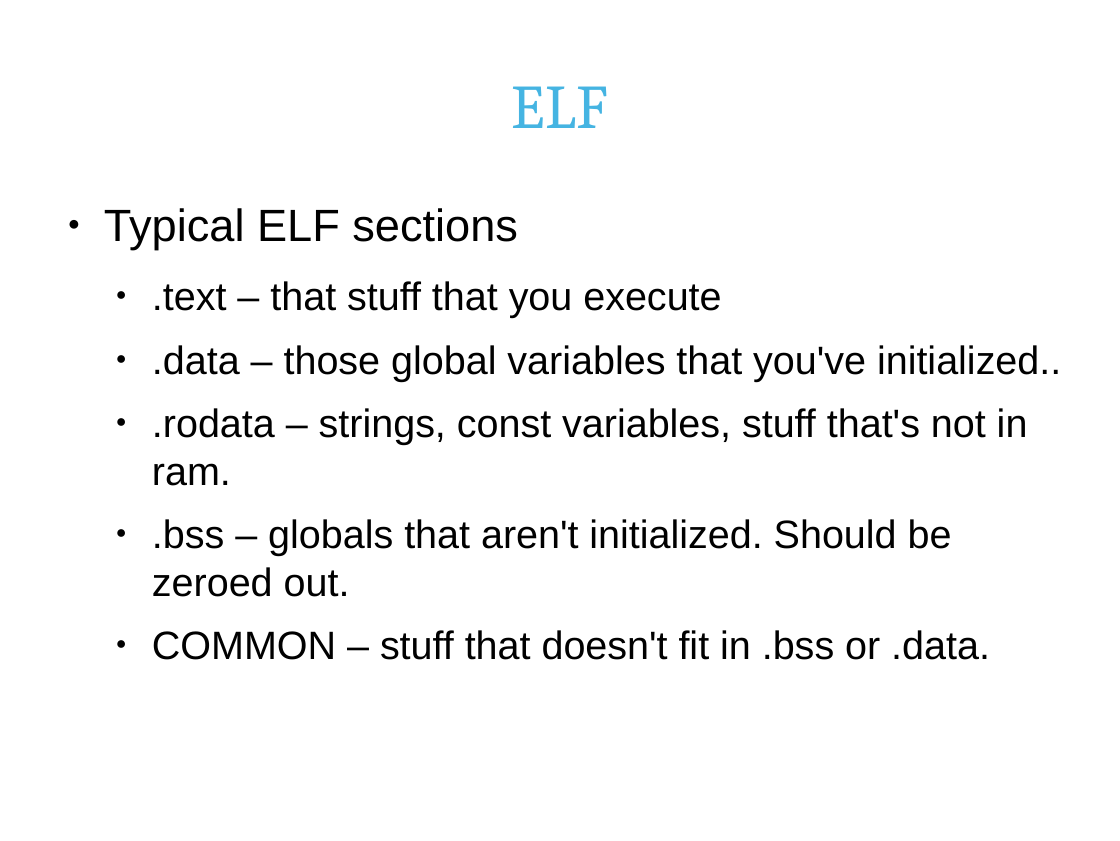
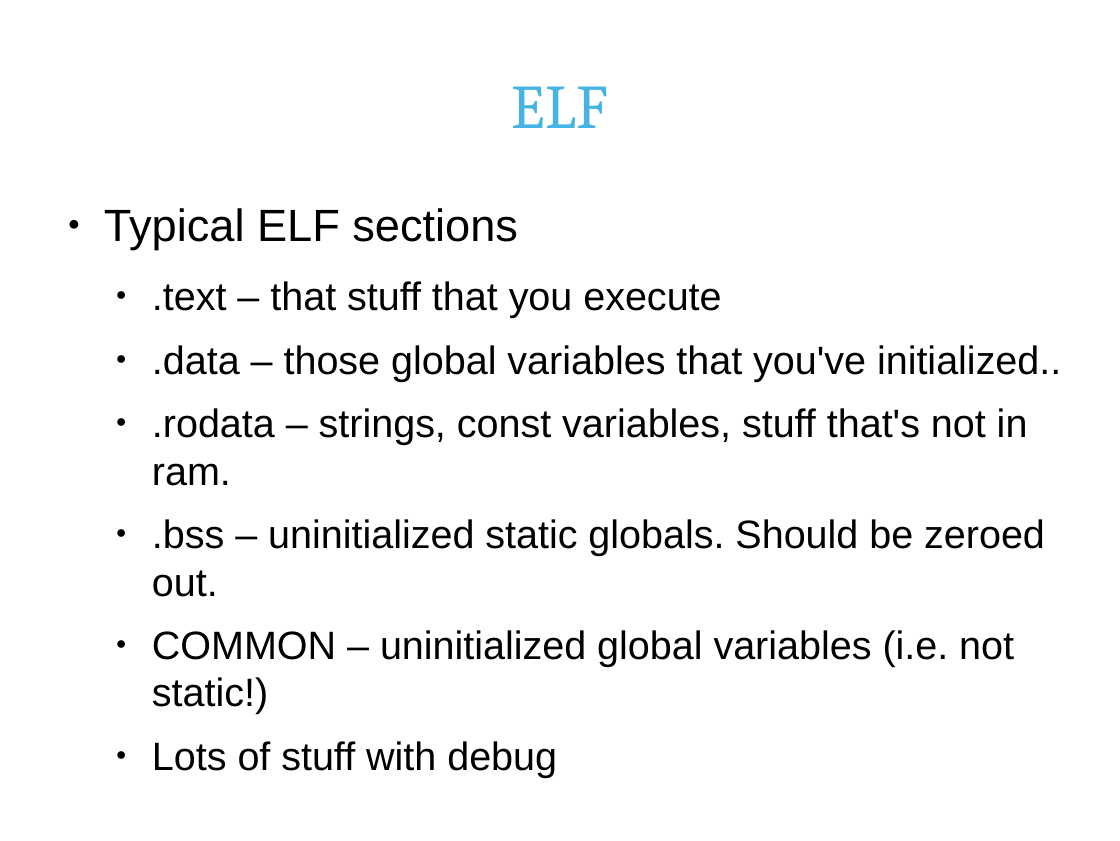
Before and after one commit to hnrkp/khelg2012-1, a slide deck: slide 5 of doc/pres.odp. Drawn at 1120x841 pixels with LibreOffice and Linux fonts; fonts in the diff are those of the drawing; background and template pictures are left out. Boxes give left, top, right and bottom in pixels: in the first picture for what was removed or moved away, otherwise in the second. Text is boxed around its words. In the diff, an @@ line names an element or a change of style, - is before the commit and + after.

```diff
--- a/doc/pres.odp
+++ b/doc/pres.odp
@@ text at bbox=[152, 519, 1045, 771]: text changed @@
-  ● .bss – globals that aren't initialized. Should be zeroed out.
-  ● COMMON – stuff that doesn't fit in .bss or .data.
+  ● .bss – uninitialized static globals. Should be zeroed out.
+  ● COMMON – uninitialized global variables (i.e. not static!)
+  ● Lots of stuff with debug
```
Also in this commit, not shown: 1 other slide changed.
